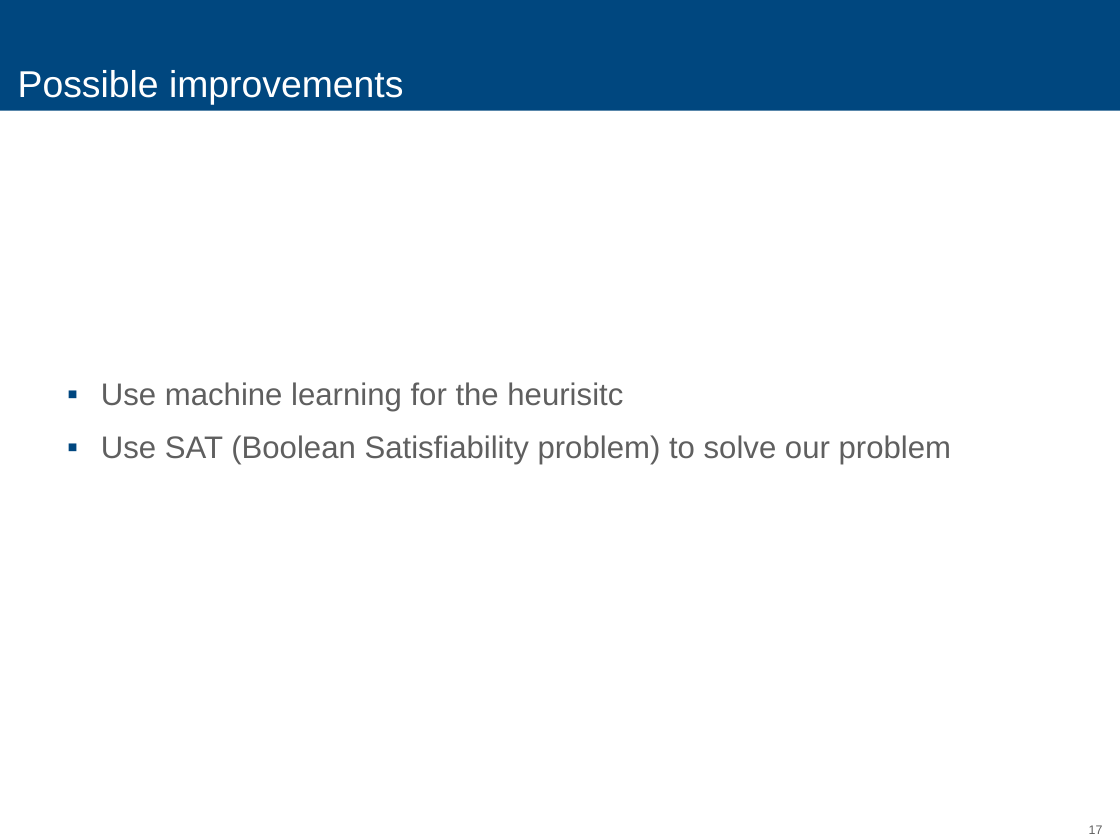
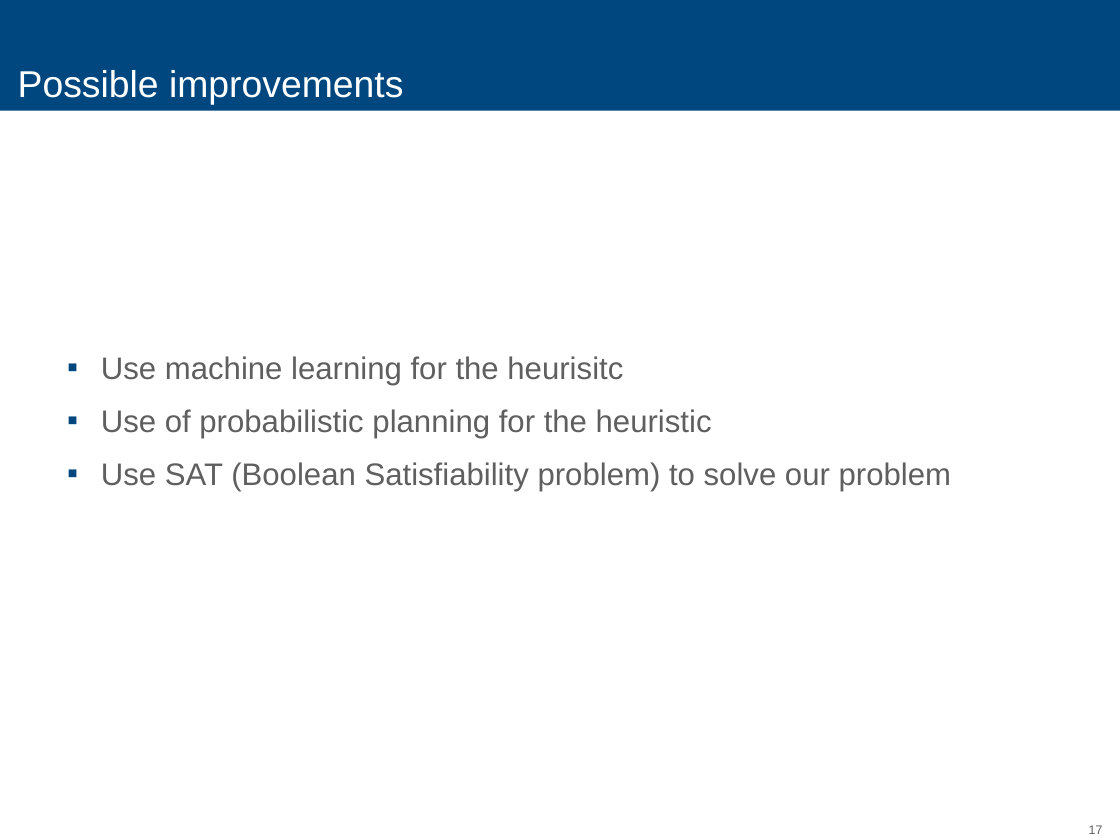
Before and after one commit to Medulli/shrdlite-chalmers, a slide deck: slide 17 of Report/AI.pptx. Drawn at 1120x840 pixels with LibreOffice and Linux fonts; fonts in the diff are those of the drawing. Boxes give left, top, right and bottom in pixels: in the first picture for what was removed or moved away, otherwise in the second. Text is boxed around its words. In the diff, an @@ line names an element or a change of style, - is before the commit and + after.

```diff
--- a/Report/AI.pptx
+++ b/Report/AI.pptx
@@ text "Use machine learning for the ...": place and size @@
-text "Use machine learning for the ..." at (101,382,951,465)
+text "Use machine learning for the ..." at (101,356,951,491)
@@ text at (101,409,712,438): paragraph added @@
+▪ Use of probabilistic planning for the heuristic
```
Also in this commit, not shown: 1 other file.
